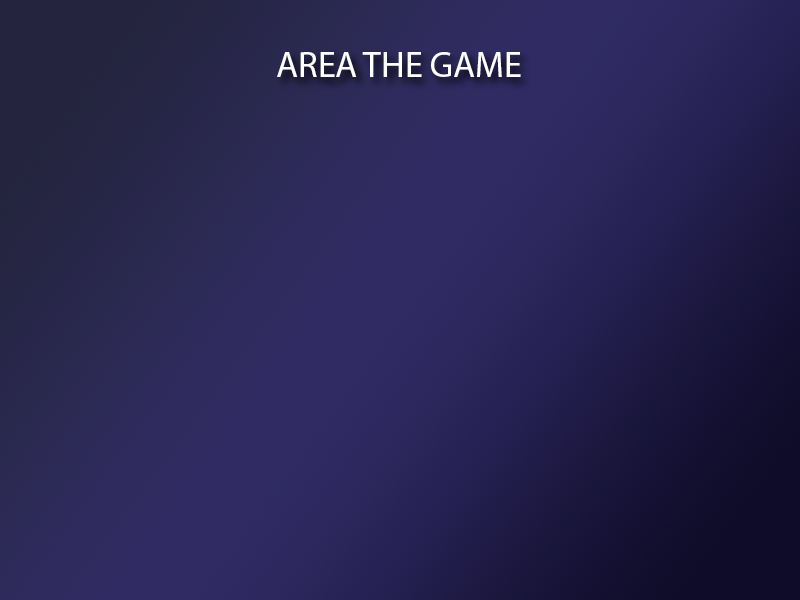
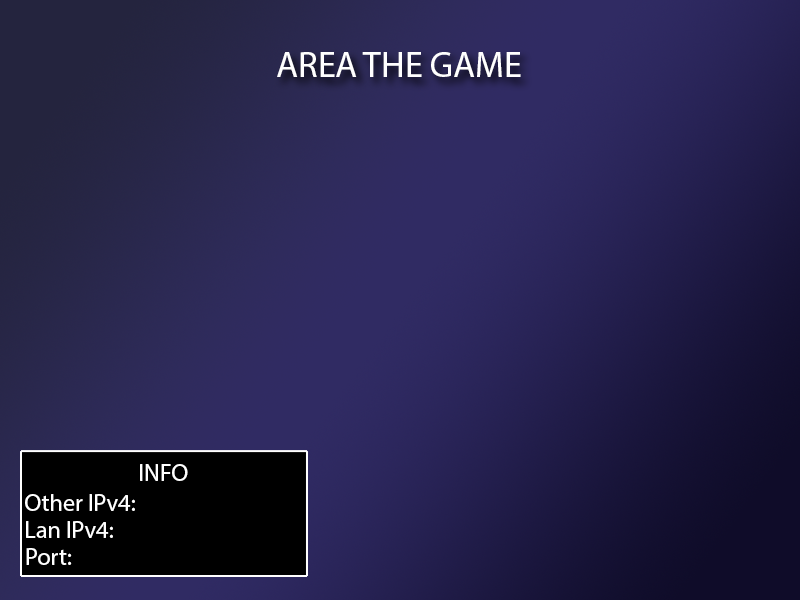
Comparing the layer stacks of the two 800 × 600 images. Changes:
added group "Группа 1" with 6 layers above "AREA THE GAME" over [20,450,308,577]
added layer "INFO" in group "Группа 1" over [140,464,188,481]
added layer "Other IPv4:" in group "Группа 1" over [25,494,135,511]
added layer "Lan IPv4:" in group "Группа 1" over [26,521,113,538]
added layer "Port:" in group "Группа 1" over [26,548,72,565]
added layer "Слой 7" in group "Группа 1" over [22,452,306,575]
added layer "Слой 8" in group "Группа 1" over [20,450,308,577]
